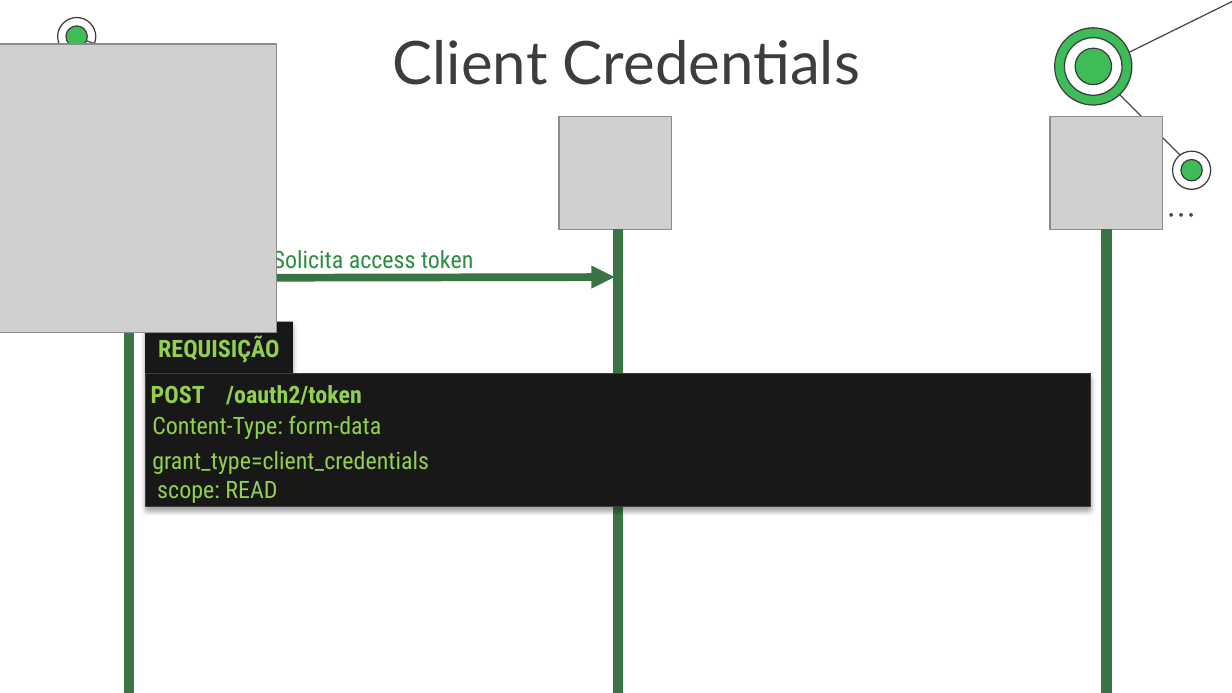
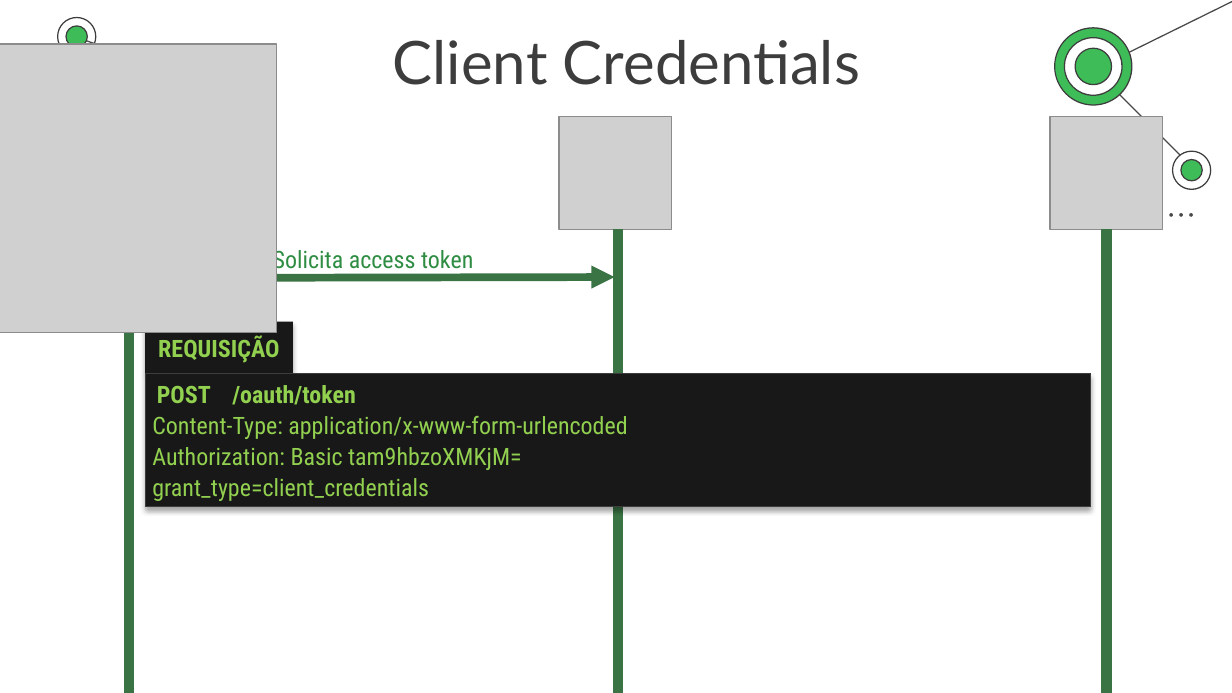
Before and after one commit to TalissonMelo/anime-social, a slide deck: slide 14 of OAuth2.0.pptx (slide 6 before the commit). Drawn at 1232x693 pixels with LibreOffice and Linux fonts; fonts in the diff are those of the drawing; grey boxes stand for pictures. Boxes give left, top, right and bottom in pixels: in the first picture for what was removed or moved away, otherwise in the second. Text is boxed around its words. In the diff, an @@ line names an element or a change of style, - is before the commit and + after.

```diff
--- a/OAuth2.0.pptx
+++ b/OAuth2.0.pptx
@@ text at box(157, 385, 356, 405): text changed @@
-POST /oauth2/token
+POST /oauth/token
@@ text at box(152, 416, 627, 439): text changed @@
-Content-Type: form-data
+Content-Type: application/x-www-form-urlencoded
@@ text at box(152, 447, 522, 470): text changed @@
-scope: READ
+Authorization: Basic tam9hbzoXMKjM=
@@ text "grant_type=client_credentials": place and size @@
-text "grant_type=client_credentials" at box(152, 451, 429, 474)
+text "grant_type=client_credentials" at box(152, 478, 429, 501)
```
Also in this commit, not shown: 3 other slides changed, 32 slides added, 1 slide removed, 31 other files.
